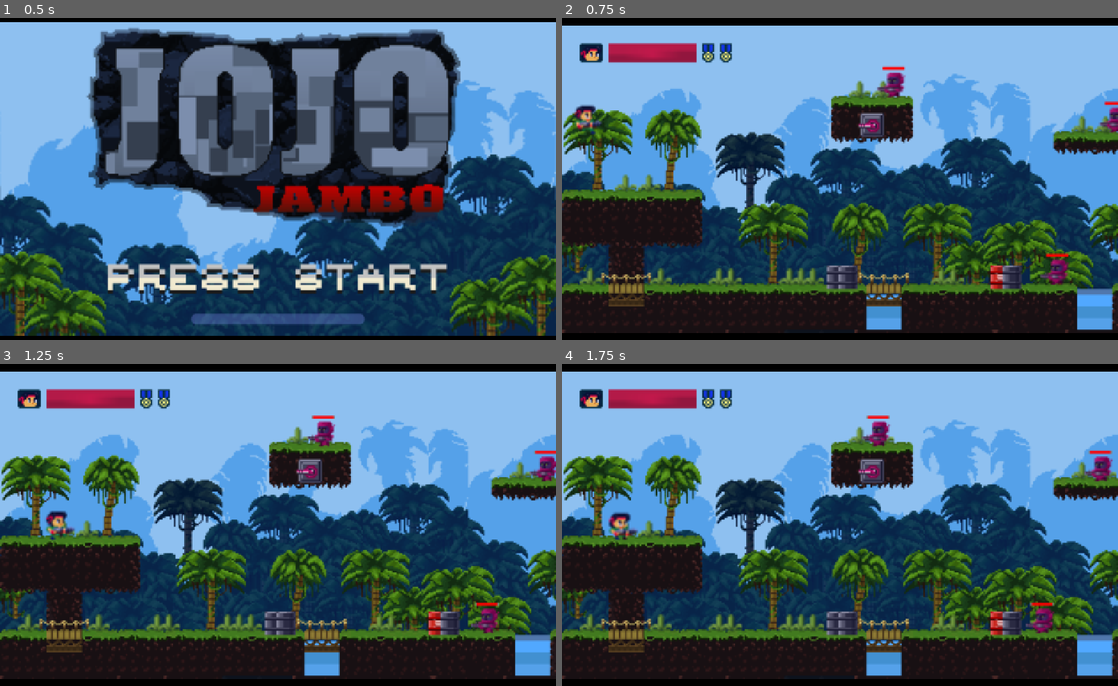
Above: before the commit, frames 1-4 (two rows, left to right).
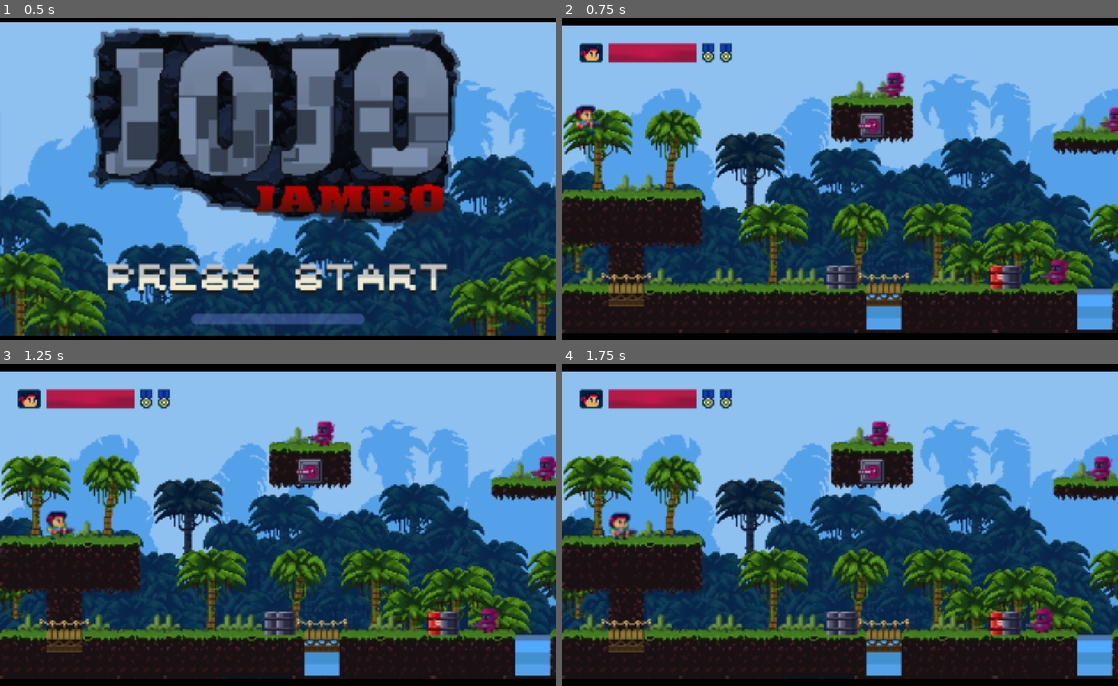
Above: after the commit, the same moments.

Repository: YugeCse/first-blood
Game: Godot game, scene res://scenes/tscns/splash_scene.tscn
Two runs of this game, one before a commit and one after it. Both use one fixed random seed, a clock stepped at 60 frames per second and the inputs below. Sound files missing from this copy of the repository are replaced by a short silence.
Inputs (mouse positions are in pixels of both pictures, inside the frame that each line leads up to):
- Up to frame 1 (0.5 s): no input
- Up to frame 2 (0.75 s): tap Enter (ui_accept) at 0.5 s; move the mouse to (962, 162) at 0.52 s; hold Right (ui_right) from 0.53 s (still down); click (962, 162) at 0.67 s
- Up to frame 3 (1.25 s): keep holding Right (ui_right); tap Enter (ui_accept) at 0.77 s
- Up to frame 4 (1.75 s): release Right (ui_right) at 1.25 s; drag from (728, 541) to (834, 621) at 1.27 s

Frame 1 is identical in both runs. In frame 2, 0.2% of the frame differs, in the area x 57-100%, y 14-75%; in frame 3, 0.1%; in frame 4, 0.1%.

Commit message:
#定义一些道具

Diff:
--- a/project.godot
+++ b/project.godot
@@ -47,7 +47,10 @@
 "res://assets/": "yellow",
 "res://assets/anim/": "orange",
 "res://assets/audio/": "yellow",
-"res://docs/": "purple"
+"res://autoloads/": "green",
+"res://docs/": "purple",
+"res://scenes/": "blue",
+"res://sprites/": "orange"
 }
 
 [global_group]
@@ -118,9 +121,10 @@
 2d_physics/layer_6="enemy_bullet"
 2d_physics/layer_7="player_body"
 2d_physics/layer_8="enemy_body"
-2d_physics/layer_9="food_prop"
+2d_physics/layer_9="ammo_prop"
 2d_physics/layer_10="barrel_prop"
-2d_physics/layer_11="normal_prop"
+2d_physics/layer_11="crate_prop"
+2d_physics/layer_12="big_crate_prop"
 
 [rendering]
 
--- a/sprites/scripts/grunt.gd
+++ b/sprites/scripts/grunt.gd
@@ -19,6 +19,10 @@
 ## 最大血量
 @export_range(0, 1000)
 var life_blood_max: float = 200.0
+
+## 是否绘制血条，默认：false
+@export
+var is_draw_blood: bool = false
 
 ## 巡逻速度
 @export_range(10, 1000)
@@ -216,6 +220,7 @@
 
 ## 绘制血条图形
 func _draw() -> void:
+	if not is_draw_blood: return #不绘制血条
 	var life_percent = life_blood / life_blood_max
 	if life_percent <= 0.2 or\
 		action == EnemyState.Action.dead:
@@ -229,6 +234,7 @@
 
 ## 在编辑模式中绘制血条请求
 func _draw_life_blood_in_edit_mode():
+	if not is_draw_blood: return
 	if Engine.is_editor_hint(): queue_redraw()
 
 ## 启动射击定时器
--- a/sprites/scripts/player.gd
+++ b/sprites/scripts/player.gd
@@ -276,3 +276,7 @@
 	var collider_shape = \
 		collision_shape.shape as RectangleShape2D
 	return Rect2(Vector2.ZERO, collider_shape.size)
+
+## 获得道具
+func get_prop(prop_type: Prop.PropType) -> void:
+	pass
--- /dev/null
+++ b/sprites/scripts/prop.gd
@@ -0,0 +1,59 @@
+## 道具组件
+@tool
+class_name Prop extends Area2D
+
+## 道具类型
+enum PropType {
+	## 弹药
+	ammo,
+	## 木箱
+	crate,
+	## 大木箱
+	big_crate,
+}
+
+## 道具类型
+@export
+var prop_type: PropType = PropType.crate
+
+func _ready() -> void:
+	_update_prop_sprite(prop_type)
+
+func _enter_tree() -> void:
+	_update_prop_sprite(prop_type)
+
+## 更新道具精灵
+func _update_prop_sprite(type: PropType) -> void:
+	var sprite_size: Vector2
+	var sprite_texture: Resource
+	match type:
+		PropType.ammo:
+			sprite_size = Vector2(16.0, 13.0)
+			sprite_texture = load('res://assets/props/ammo.png')
+		PropType.crate:
+			sprite_size = Vector2(16.0, 16.0)
+			sprite_texture = load('res://assets/props/crate.png')
+		PropType.big_crate:
+			sprite_size = Vector2(32.0, 16.0)
+			sprite_texture = load('res://assets/props/bigcrate.png')
+	if not sprite_texture or not sprite_size: return
+	$Sprite2D.texture = sprite_texture
+	_update_collision_shape(sprite_size) #更新碰撞矩形形状
+
+## 更新碰撞矩形形状
+func _update_collision_shape(size: Vector2) -> void:
+	var shape = RectangleShape2D.new()
+	shape.size = size
+	$CollisionShape2D.shape = shape
+
+## 道具与玩家发生碰撞判断
+func _on_body_entered(body: Node2D) -> void:
+	if not body is Player: return
+	(body as Player).get_prop(prop_type) #玩家获得道具
+	if prop_type == PropType.ammo: #如果是弹药道具，直接从视图删除
+		queue_free()
+		return
+	#停用道具的碰撞检测
+	set_deferred(&'monitoring', false)
+	set_deferred(&'monitorable', false)
+	$CollisionShape2D.set_deferred(&'disabled', true)
--- /dev/null
+++ b/sprites/tscns/prop.tscn
@@ -0,0 +1,19 @@
+[gd_scene format=3 uid="uid://bbevk3wl4e51h"]
+
+[ext_resource type="Script" uid="uid://cld6yuc6tmc1w" path="res://sprites/scripts/prop.gd" id="1_3yugd"]
+[ext_resource type="Texture2D" uid="uid://cuan85lnppb2e" path="res://assets/props/ammo.png" id="2_xxxvp"]
+
+[sub_resource type="RectangleShape2D" id="RectangleShape2D_xxxvp"]
+size = Vector2(16, 13)
+
+[node name="Prop" type="Area2D" unique_id=321473146]
+collision_layer = 3328
+script = ExtResource("1_3yugd")
+
+[node name="Sprite2D" type="Sprite2D" parent="." unique_id=2014259585]
+texture = ExtResource("2_xxxvp")
+
+[node name="CollisionShape2D" type="CollisionShape2D" parent="." unique_id=923419206]
+shape = SubResource("RectangleShape2D_xxxvp")
+
+[connection signal="body_entered" from="." to="." method="_on_body_entered"]
Not shown, added: docs/FirstBlood.apple-touch-icon.png.import
Not shown, added: docs/FirstBlood.icon.png.import
Not shown, added: docs/FirstBlood.png.import
Not shown, added: sprites/scripts/prop.gd.uid
